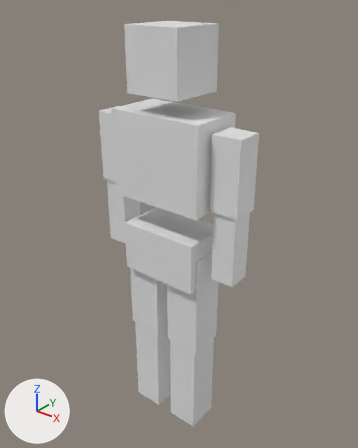
An edit to the glTF model examples/showcase/assets/models/character.glb, drawn before and after from the same camera.
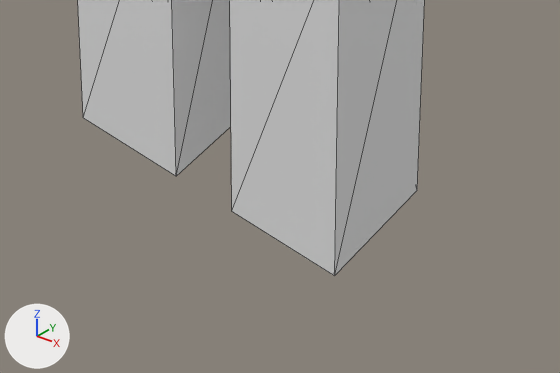
Each version appears first whole from a 50 mm camera at (1.212, -1.475, 1.93) aimed at (-0.014, 0.058, 0.98), and next in a close-up on the part from 34% to 68% of the width and 82% to 100% of the height. The axes (+X, +Y, +Z) are drawn at lower left. The lights are the same throughout. The first two pictures are the older version. The close-ups show mesh edges as thin lines. Vertices at exactly the same position are counted once.

Objects in the first close-up: 'Body'.
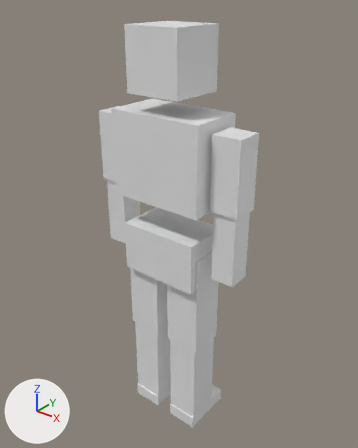
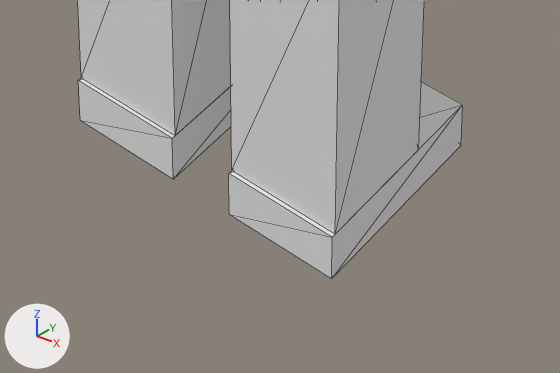
Location of each change, (x1, y1, x2, y2) in pixels of the close-ups (560 x 373 px):
```json
{"object": "Body", "change": "reshaped", "before": [78, 0, 424, 276], "after": [78, 0, 463, 279]}
```

The change, as JSON lines over the scene's bpy script:
```json
{"block": "me_body", "where": "# used by ob_body; location = (0.0, 0.0, 0.0)"}
{"op": "remove", "block": "me_body", "code": "me_body.from_pydata(...)  # 88 vertices, 132 faces; spans x -0.35..0.35, y -0.12..0.12, z 0.0..1.8"}
{"op": "add", "block": "me_body", "code": "me_body.from_pydata(...)  # 104 vertices, 156 faces; spans x -0.35..0.35, y -0.12..0.16, z 0.0..1.8"}
{"block": "me_body", "change": "me_body part 1"}
{"block": "me_body", "change": "14 faces are deleted"}
{"block": "me_body", "change": "4 vertices in x -0.18..0.18, y 0.08, z 0.0 move by (0.0, 0.0, 0.06)"}
{"block": "me_body", "change": "8 vertices are added at x -0.18..0.18, y -0.08, z 0.06"}
{"block": "me_body", "change": "8 new vertices lie (0.0, 0.24, 0.0) away from vertices in x -0.18..0.18, y -0.08, z 0.0..0.06"}
{"block": "me_body", "change": "38 new faces join them"}
```
